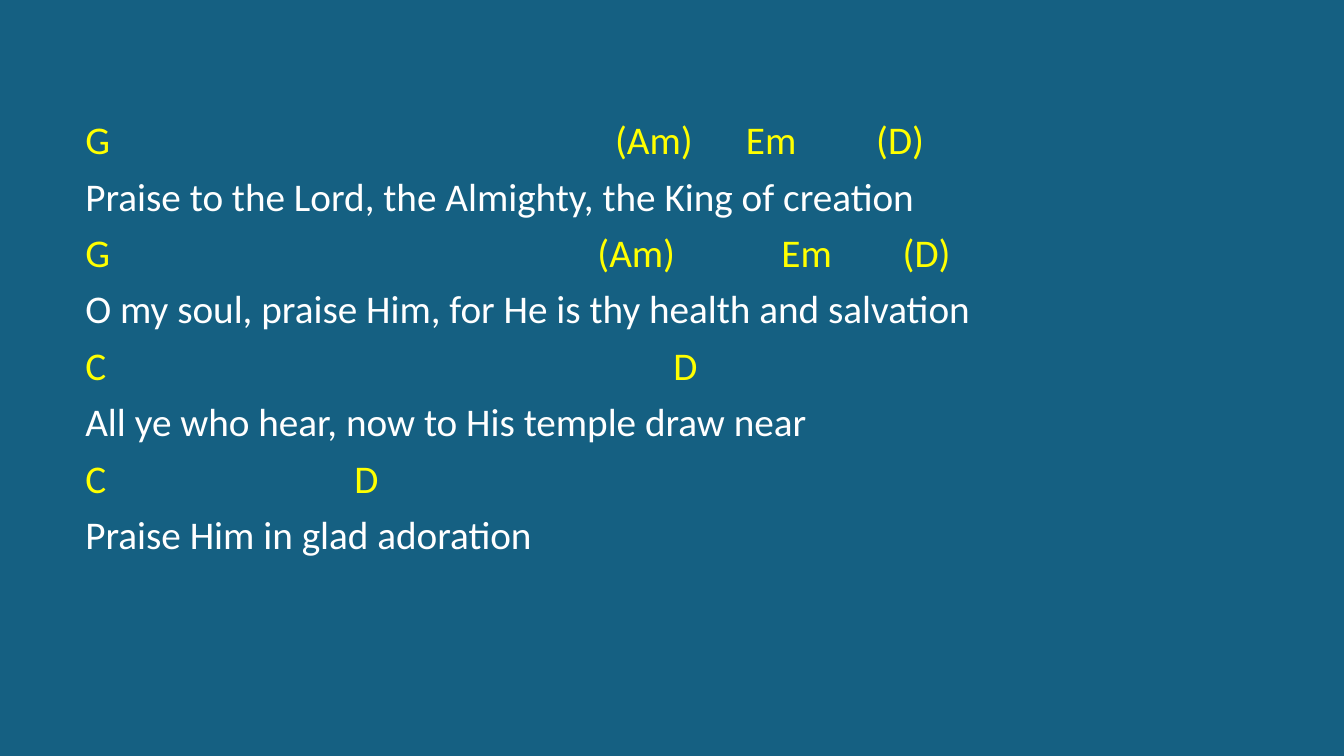
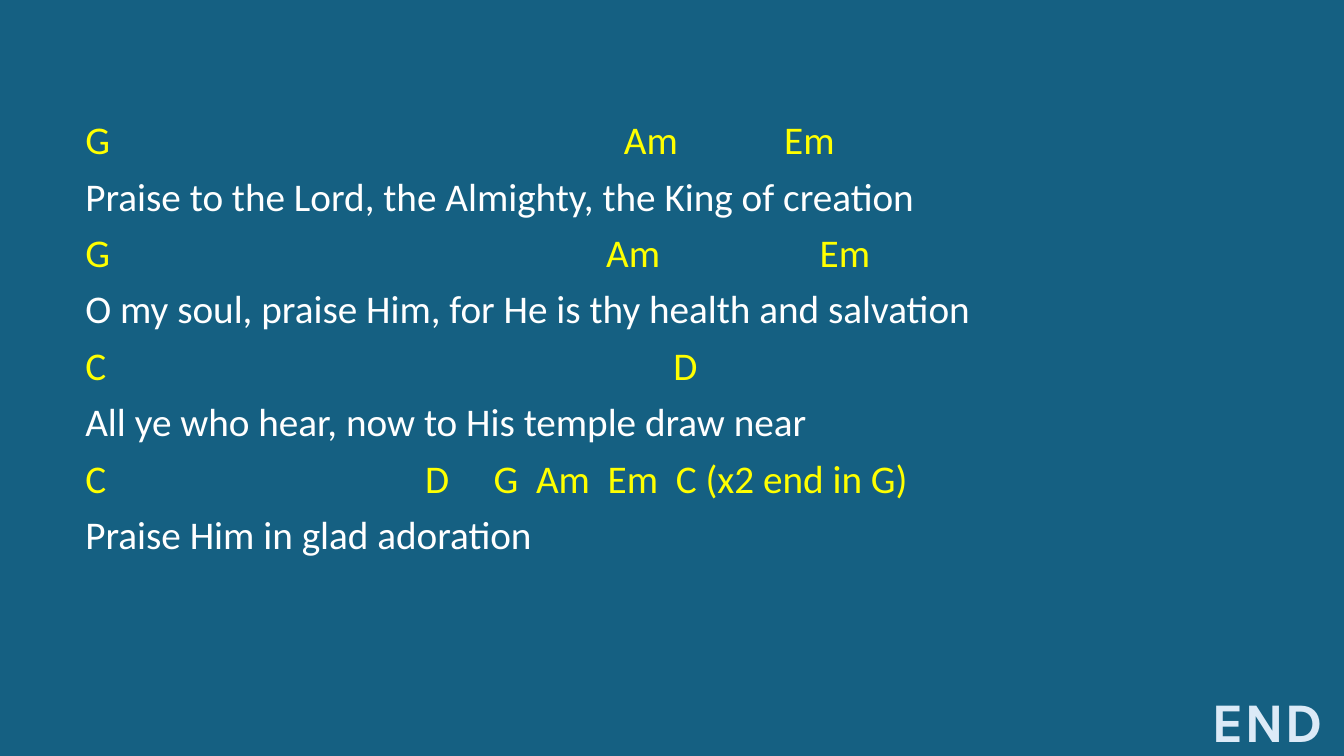
Before and after one commit to kendall412/worship, a slide deck: slide 6 of Praise To The Lord The Almighty-CH.pptx. Drawn at 1344x756 pixels with LibreOffice and Linux fonts; fonts in the diff are those of the drawing. Boxes give left, top, right and bottom in pixels: in the first picture for what was removed or moved away, otherwise in the second. Text is boxed around its words. In the diff, an @@ line names an element or a change of style, - is before the commit and + after.

```diff
--- a/Praise To The Lord The Almighty-CH.pptx
+++ b/Praise To The Lord The Almighty-CH.pptx
@@ subtitle at (x1=85, y1=128, x2=834, y2=155): text changed @@
-G (Am) Em (D)
+G Am Em
@@ subtitle at (x1=85, y1=241, x2=870, y2=268): text changed @@
-G (Am) Em (D)
+G Am Em
@@ subtitle at (x1=85, y1=464, x2=908, y2=499): text changed @@
-C D
+C D G Am Em C (x2 end in G)
@@ text added at (x1=1212, y1=705, x2=1323, y2=742), 40 pt, text #DCEAF7, bold @@
+END
```
Also in this commit, not shown: 3 other slides changed, 9 other files.
